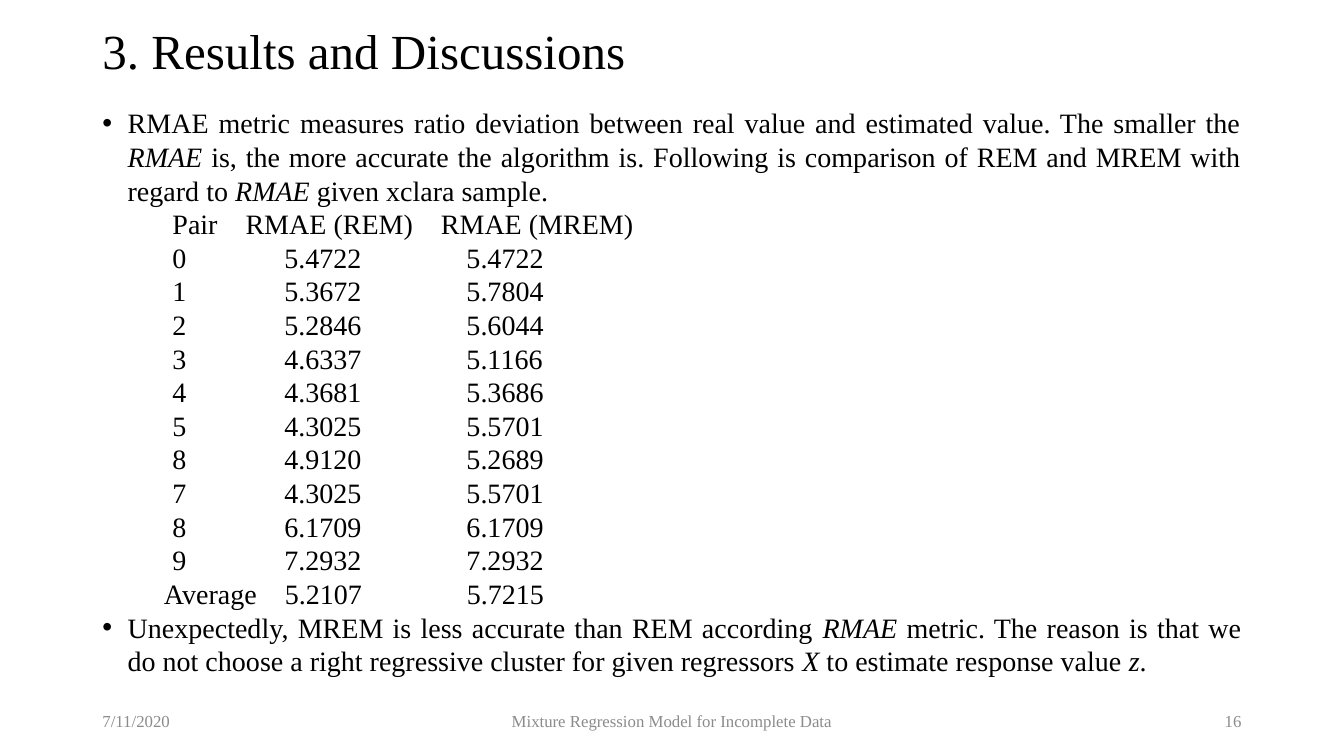
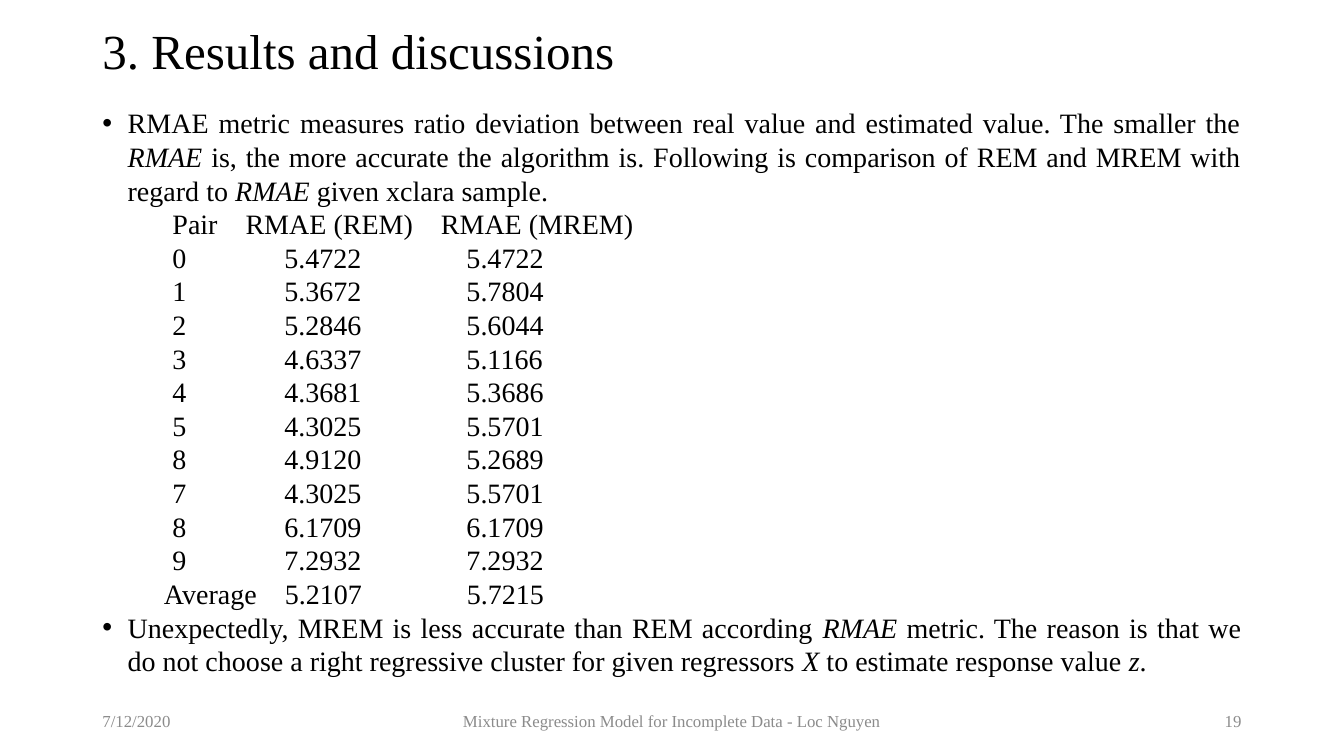
Before and after one commit to locnguyenacademic/sim, a slide deck: slide 19 of 2_design/MixtureRegressionModel/MixtureRegressionModel-RSC.pptx (slide 16 before the commit). Drawn at 1344x756 pixels with LibreOffice and Linux fonts; fonts in the diff are those of the drawing. Boxes give left, top, right and bottom in pixels: in the first picture for what was removed or moved away, otherwise in the second. Text is boxed around its words. In the diff, an @@ line names an element or a change of style, - is before the commit and + after.

```diff
--- a/2_design/MixtureRegressionModel/MixtureRegressionModel-RSC.pptx
+++ b/2_design/MixtureRegressionModel/MixtureRegressionModel-RSC.pptx
@@ title at [102,35,614,70]: text changed @@
-3. Results and Discussions
+3. Results and discussions
@@ text at [102,716,170,727]: text changed @@
-7/11/2020
+7/12/2020
@@ text at [463,715,880,731]: text changed @@
-Mixture Regression Model for Incomplete Data
+Mixture Regression Model for Incomplete Data - Loc Nguyen
@@ page number at [1225,716,1242,727]: text changed @@
-16
+19
```
Also in this commit, not shown: 20 other slides changed, 4 slides added, 1 other file.
